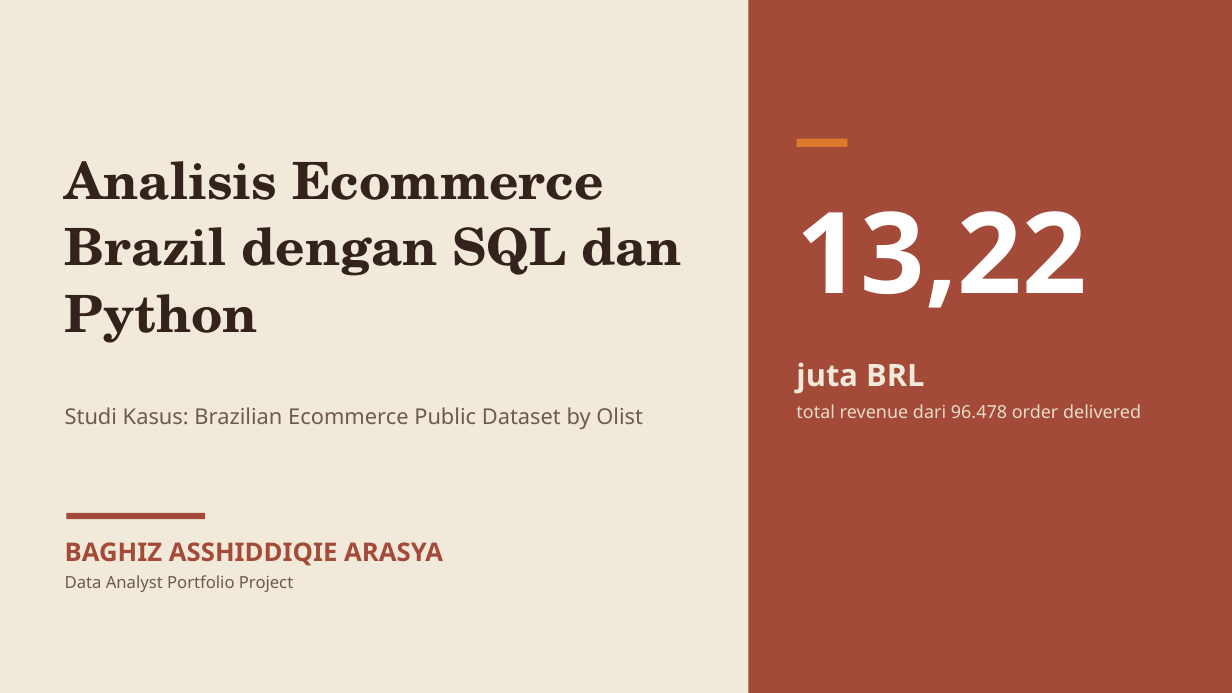
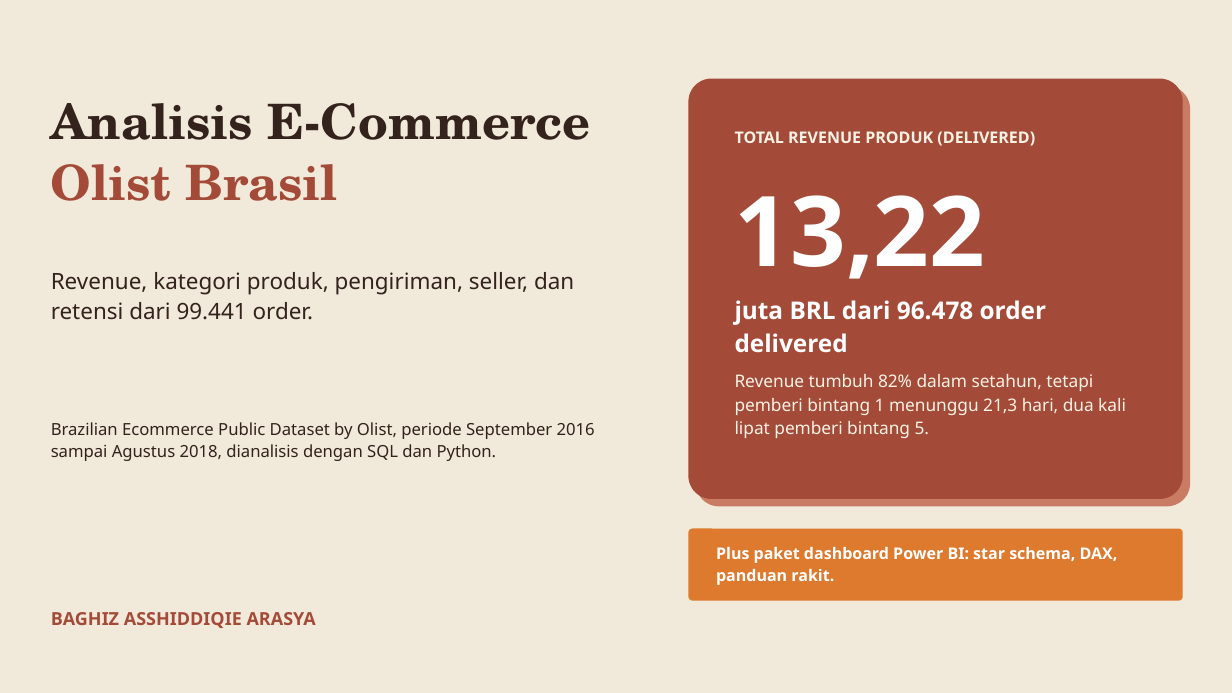
Before and after one commit to baghizash/olist-brazilian-ecommerce-analysis, a slide deck: slide 1 of Portofolio-Analisis-Ecommerce-Olist.pptx. Drawn at 1232x693 pixels with LibreOffice and Linux fonts; fonts in the diff are those of the drawing. Boxes give left, top, right and bottom in pixels: in the first picture for what was removed or moved away, otherwise in the second. Text is boxed around its words. In the diff, an @@ line names an element or a change of style, - is before the commit and + after.

```diff
--- a/Portofolio-Analisis-Ecommerce-Olist.pptx
+++ b/Portofolio-Analisis-Ecommerce-Olist.pptx
@@ rectangle removed at bbox=[749, 0, 1232, 693] @@
@@ rounded rectangle added at bbox=[689, 79, 1183, 499], fill #A34A38 @@
@@ rounded rectangle added at bbox=[696, 86, 1190, 506], fill #C97B63 @@
@@ text added at bbox=[51, 103, 590, 201], 38 pt, text #33231C, bold @@
+Analisis E-Commerce
+Olist Brasil
@@ text added at bbox=[735, 131, 1126, 438], 13.5 pt, text #F8F2E5 @@
+TOTAL REVENUE PRODUK (DELIVERED)
+13,22
+juta BRL dari 96.478 order delivered
+Revenue tumbuh 82% dalam setahun, tetapi pemberi bintang 1 menunggu 21,3 hari, dua kali lipat pemberi bintang 5.
@@ rectangle removed at bbox=[797, 139, 848, 147] @@
@@ text removed at bbox=[65, 161, 682, 343] @@
-Analisis Ecommerce Brazil dengan SQL dan Python
@@ text removed at bbox=[796, 211, 1086, 308] @@
-13,22
@@ text added at bbox=[51, 272, 574, 320], 17.5 pt, text #33231C @@
+Revenue, kategori produk, pengiriman, seller, dan retensi dari 99.441 order.
@@ text removed at bbox=[796, 362, 1141, 418] @@
-juta BRL
-total revenue dari 96.478 order delivered
@@ text at bbox=[51, 422, 595, 461]: text changed; size 17 to 13 pt; text colour #6E5B4D to #33231C @@
-Studi Kasus: Brazilian Ecommerce Public Dataset by Olist
+Brazilian Ecommerce Public Dataset by Olist, periode September 2016 sampai Agustus 2018, dianalisis dengan SQL dan Python.
@@ rectangle removed at bbox=[67, 513, 205, 519] @@
@@ rounded rectangle added at bbox=[689, 529, 1183, 601], fill #DE7A2D @@
@@ text added at bbox=[716, 547, 1118, 585], 12.5 pt, text #FFFFFF, bold @@
+Plus paket dashboard Power BI: star schema, DAX, panduan rakit.
@@ text at bbox=[65, 575, 293, 592]: paragraph removed @@
-Data Analyst Portfolio Project
@@ text "BAGHIZ ASSHIDDIQIE ARASYA": place and size @@
-text "BAGHIZ ASSHIDDIQIE ARASYA" at bbox=[65, 542, 443, 592]
+text "BAGHIZ ASSHIDDIQIE ARASYA" at bbox=[51, 612, 316, 628]
@@ text "BAGHIZ ASSHIDDIQIE ARASYA" at bbox=[51, 612, 316, 628]: size 20 to 14 pt; line spacing 1 to 1.13; less space between paragraphs @@
```
Also in this commit, not shown: 7 other slides changed, 2 slides added, 2 slides removed.
